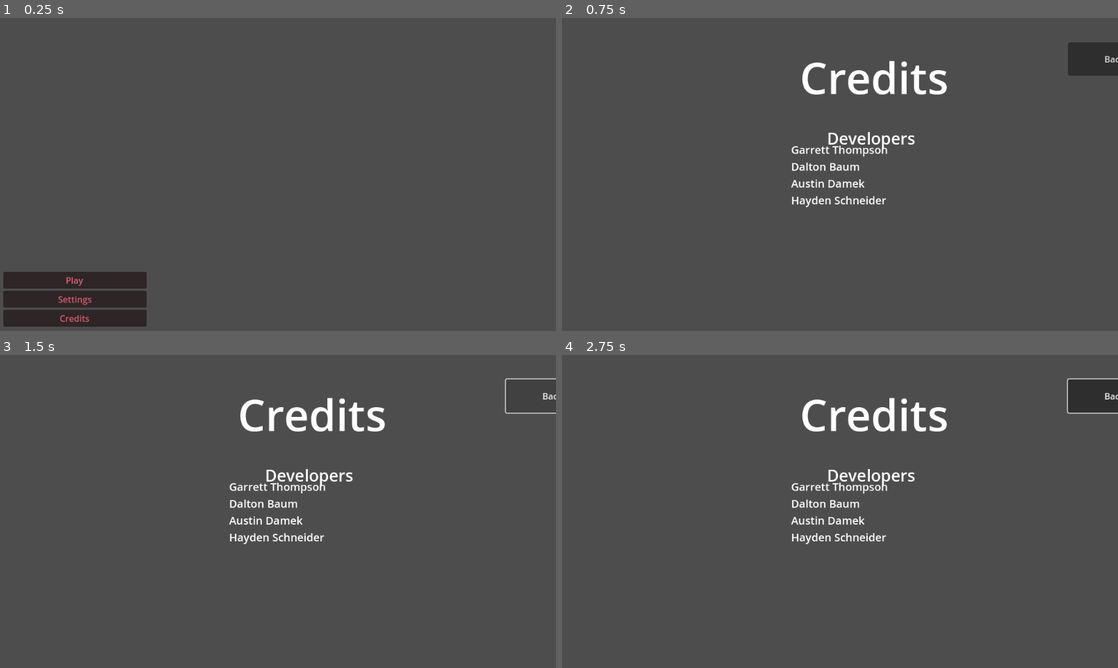
Above: before the commit, frames 1-4 (two rows, left to right).
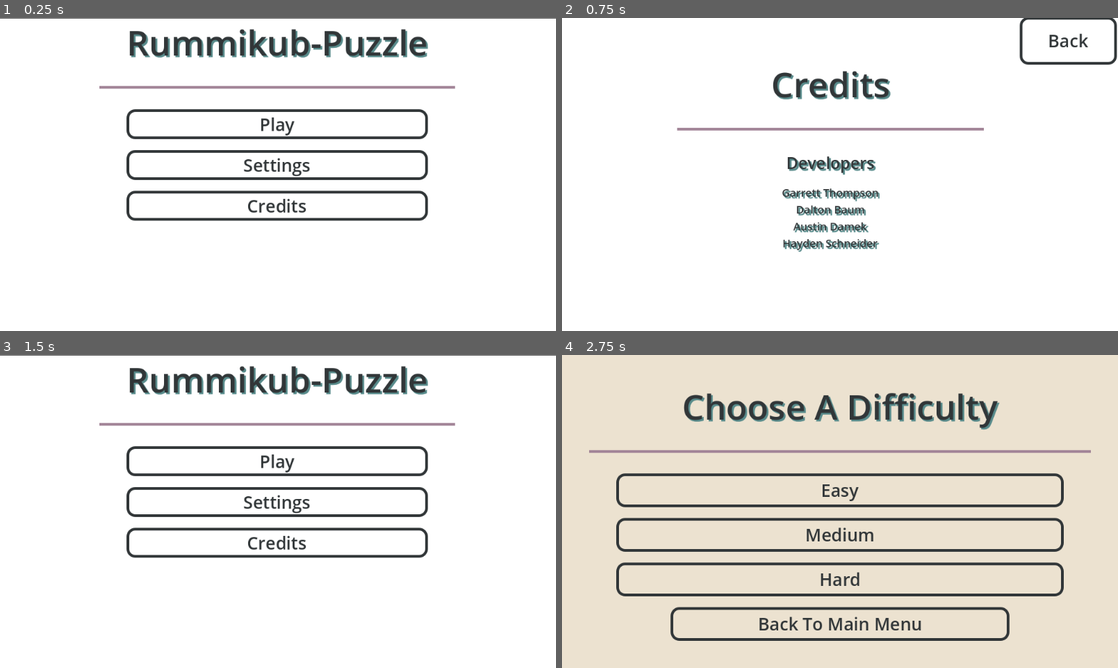
Above: after the commit, the same moments.

Repository: DaltonBaum/RummyCubed
Game: Godot game, scene res://scenes/main_menu.tscn
The game is run twice, just before and just after one commit, with the same random seed, the same clock (stepped at 60 frames per second) and the same inputs.
Inputs (mouse positions are in pixels of both pictures, inside the frame that each line leads up to):
- Up to frame 1 (0.25 s): no input
- Up to frame 2 (0.75 s): click "Credits" at 0.5 s
- Up to frame 3 (1.5 s): click "Back" at 1.25 s
- Up to frame 4 (2.75 s): click (840, 461) at 2 s, where only the run after the commit has a clickable "Play"

The runs differ from the first frame. In frame 1, 99% of the frame differs, in the area x 0-100%, y 0-100%; in frame 2, 98%; in frame 3, 98%; in frame 4, 99%.

Commit message:
Added themes to scenes

Diff:
--- a/project.godot
+++ b/project.godot
@@ -11,10 +11,7 @@
 [application]
 
 config/name="Rummikub-Game"
-
 run/main_scene="res://scenes/main_menu.tscn"
-
-
 config/features=PackedStringArray("4.3", "Mobile")
 config/icon="res://icon.svg"
 
--- a/scenes/Credits.tscn
+++ b/scenes/Credits.tscn
@@ -1,9 +1,7 @@
-[gd_scene load_steps=4 format=3 uid="uid://dh3rj1bjap0oi"]
+[gd_scene load_steps=3 format=3 uid="uid://dh3rj1bjap0oi"]
 
-[ext_resource type="Script" path="res://credits/credits.gd" id="1_dvwg7"]
-[ext_resource type="Texture2D" uid="uid://rcuax65a3mcc" path="res://textures/Placeholder_Background.jpg" id="2_s57uy"]
-
-[sub_resource type="Theme" id="Theme_m338c"]
+[ext_resource type="Theme" uid="uid://bcvdwe3x3sw4" path="res://ui_theme.tres" id="1_wemh5"]
+[ext_resource type="Script" path="res://scenes/credits.gd" id="2_pgl3p"]
 
 [node name="Credits" type="Control"]
 layout_mode = 3
@@ -14,74 +12,65 @@
 offset_right = -1.0
 grow_horizontal = 2
 grow_vertical = 2
-script = ExtResource("1_dvwg7")
+theme = ExtResource("1_wemh5")
+script = ExtResource("2_pgl3p")
 
 [node name="Sprite2D" type="Sprite2D" parent="."]
 visible = false
 position = Vector2(578, 324.5)
 scale = Vector2(1.37981, 1.775)
-texture = ExtResource("2_s57uy")
-
-[node name="BackButton" type="Button" parent="."]
-layout_mode = 0
-offset_left = 933.0
-offset_top = 45.0
-offset_right = 1105.0
-offset_bottom = 106.0
-theme = SubResource("Theme_m338c")
-text = "Back"
-icon_alignment = 1
-
-[node name="Credits_Label" type="Label" parent="."]
-custom_minimum_size = Vector2(100, 0)
-layout_mode = 1
-anchors_preset = -1
-anchor_right = 0.308
-anchor_bottom = 0.334
-offset_left = 439.0
-offset_top = 54.0
-offset_right = 358.184
-offset_bottom = -52.432
-theme_override_font_sizes/font_size = 80
-text = "Credits"
-
-[node name="Developer_Label" type="Label" parent="."]
-custom_minimum_size = Vector2(100, 0)
-layout_mode = 1
-anchors_preset = -1
-anchor_right = 0.308
-anchor_bottom = 0.334
-offset_left = 489.0
-offset_top = 200.0
-offset_right = 297.184
-offset_bottom = 25.568
-pivot_offset = Vector2(-23, 9)
-theme_override_font_sizes/font_size = 30
-text = "Developers"
-
-[node name="Names" type="Label" parent="."]
-custom_minimum_size = Vector2(100, 0)
-layout_mode = 1
-anchors_preset = 8
-anchor_left = 0.5
-anchor_top = 0.5
-anchor_right = 0.5
-anchor_bottom = 0.5
-offset_left = -89.5
-offset_top = -60.5
-offset_right = 89.5
-offset_bottom = 60.5
-grow_horizontal = 2
-grow_vertical = 2
-theme_override_font_sizes/font_size = 20
-text = "Garrett Thompson
-Dalton Baum
-Austin Damek
-Hayden Schneider"
 
 [node name="Control" type="Control" parent="."]
 anchors_preset = 0
 offset_right = 40.0
 offset_bottom = 40.0
 
+[node name="ColorRect" type="ColorRect" parent="."]
+z_index = -1
+layout_mode = 0
+offset_left = 1.0
+offset_top = -6.0
+offset_right = 1029.0
+offset_bottom = 580.0
+
+[node name="VBoxContainer" type="VBoxContainer" parent="."]
+layout_mode = 0
+offset_left = 263.0
+offset_top = 77.0
+offset_right = 728.0
+offset_bottom = 579.0
+
+[node name="Label" type="Label" parent="VBoxContainer"]
+layout_mode = 2
+text = "Credits"
+horizontal_alignment = 1
+
+[node name="HSeparator" type="HSeparator" parent="VBoxContainer"]
+layout_mode = 2
+
+[node name="Developer_Label" type="Label" parent="VBoxContainer"]
+custom_minimum_size = Vector2(100, 0)
+layout_mode = 2
+theme_override_font_sizes/font_size = 30
+text = "Developers"
+horizontal_alignment = 1
+
+[node name="Names" type="Label" parent="VBoxContainer"]
+custom_minimum_size = Vector2(100, 0)
+layout_mode = 2
+theme_override_font_sizes/font_size = 20
+text = "Garrett Thompson
+Dalton Baum
+Austin Damek
+Hayden Schneider"
+horizontal_alignment = 1
+
+[node name="BackButton" type="Button" parent="."]
+layout_mode = 0
+offset_left = 844.0
+offset_top = -2.0
+offset_right = 1023.0
+offset_bottom = 86.0
+text = "Back"
+
 [connection signal="pressed" from="BackButton" to="." method="_on_back_button_pressed"]
--- a/scenes/credits.gd
+++ b/scenes/credits.gd
@@ -7,9 +7,9 @@
 
 
 # Called every frame. 'delta' is the elapsed time since the previous frame.
-#func _process(delta: float) -> void:
-#	pass
+func _process(delta: float) -> void:
+	pass
 
 
 func _on_back_button_pressed() -> void:
-	get_tree().change_scene_to_file("res://scenes/Placeholder.tscn")
+	get_tree().change_scene_to_file("res://scenes/main_menu.tscn")
--- a/scenes/main_menu.tscn
+++ b/scenes/main_menu.tscn
@@ -1,46 +1,50 @@
-[gd_scene load_steps=2 format=3 uid="uid://dua434ibuxywe"]
+[gd_scene load_steps=3 format=3 uid="uid://dua434ibuxywe"]
 
 [ext_resource type="Script" path="res://scenes/main_menu.gd" id="1_4ojtk"]
+[ext_resource type="Theme" uid="uid://bcvdwe3x3sw4" path="res://ui_theme.tres" id="1_s42cl"]
 
 [node name="MainMenu" type="Control"]
-modulate = Color(1, 0.417312, 0.492562, 1)
 layout_mode = 3
 anchors_preset = 15
 anchor_right = 1.0
 anchor_bottom = 1.0
-offset_left = 6.0
-offset_top = -4.0
-offset_right = 6.0
-offset_bottom = -4.0
+offset_top = 11.0
+offset_bottom = 11.0
 grow_horizontal = 2
 grow_vertical = 2
+theme = ExtResource("1_s42cl")
 script = ExtResource("1_4ojtk")
 
+[node name="ColorRect" type="ColorRect" parent="."]
+layout_mode = 0
+offset_left = -1.0
+offset_top = -10.0
+offset_right = 1029.0
+offset_bottom = 568.0
+
 [node name="VBoxContainer" type="VBoxContainer" parent="."]
-z_index = 3
-layout_mode = 1
-anchors_preset = -1
-anchor_left = -0.449
-anchor_top = -0.302
-anchor_right = -0.449
-anchor_bottom = -0.302
-offset_left = 459.776
-offset_top = 644.952
-offset_right = 723.776
-offset_bottom = 753.952
+layout_mode = 0
+offset_left = 233.0
+offset_top = -11.0
+offset_right = 788.0
+offset_bottom = 568.0
+
+[node name="Label" type="Label" parent="VBoxContainer"]
+layout_mode = 2
+text = "Rummikub-Puzzle"
+
+[node name="HSeparator" type="HSeparator" parent="VBoxContainer"]
+layout_mode = 2
 
 [node name="PlayButton" type="Button" parent="VBoxContainer"]
-z_index = 4
 layout_mode = 2
 text = "Play"
 
 [node name="SettingsButton" type="Button" parent="VBoxContainer"]
-z_index = 4
 layout_mode = 2
 text = "Settings"
 
 [node name="CreditsButton" type="Button" parent="VBoxContainer"]
-z_index = 4
 layout_mode = 2
 text = "Credits"
 
Binary file removed: scenes/background.jpg
Not shown, removed: scenes/background.jpg.import
